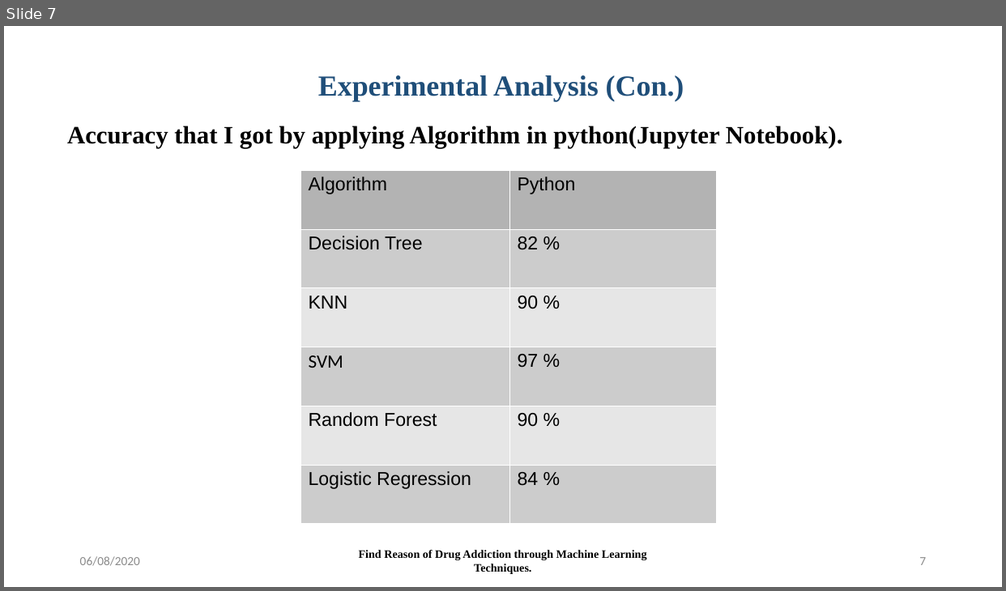
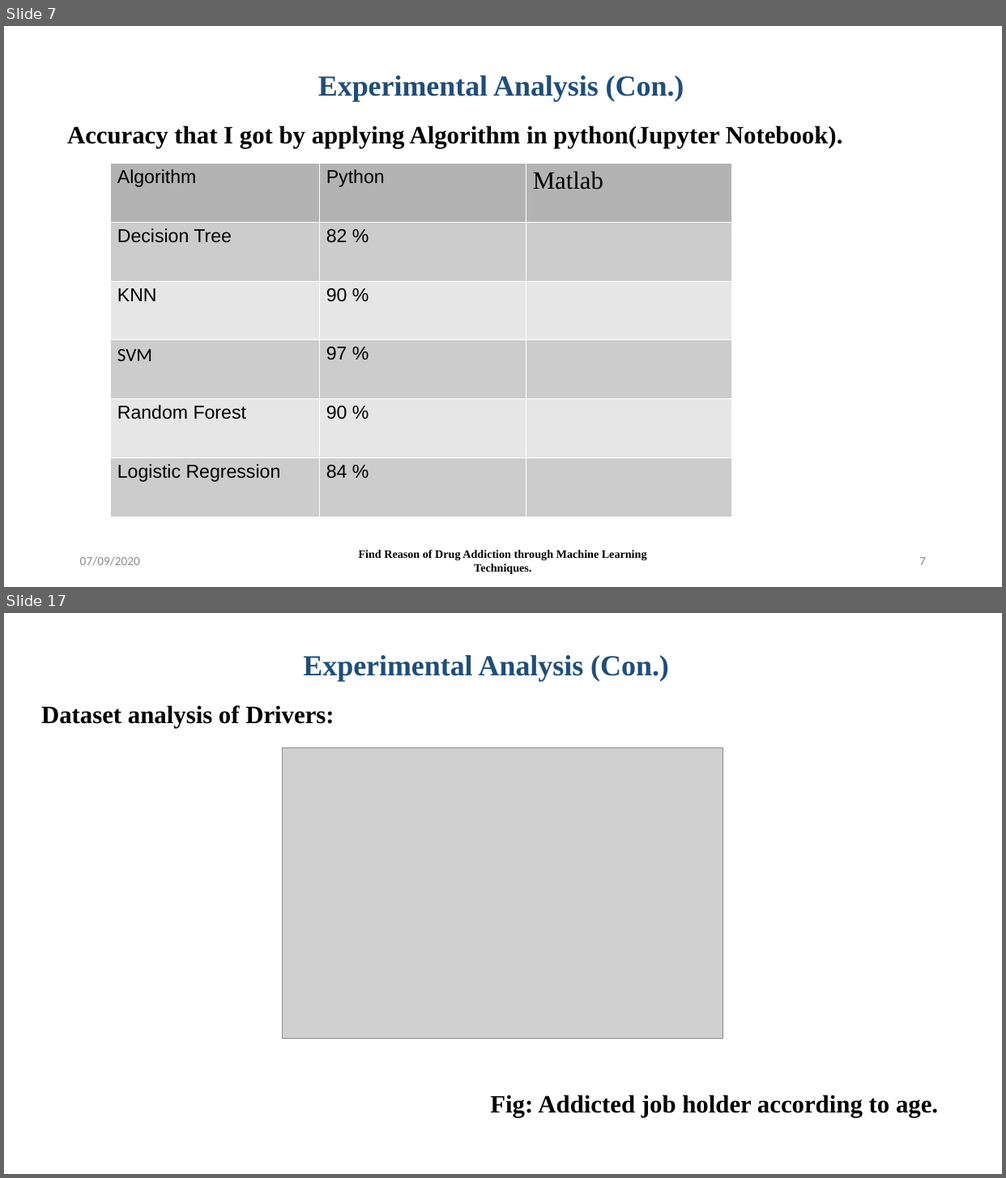
Before and after one commit to Md-Azad/Theses, a slide deck: Predefense.pptx. Shown one above the other, each under a label of ours: slide 7 before the commit, slides 7 and 17 after it; the slides between them are not shown. The pictures are 1006x591 and 1006x1178 pixels, drawn with LibreOffice and Linux fonts; fonts in the diff are those of the drawing; grey boxes stand for pictures. Boxes give left, top, right and bottom in pixels: in the first picture for what was removed or moved away, otherwise in the second. Text is boxed around its words. In the diff, an @@ line names an element or a change of style, - is before the commit and + after.

```diff
--- a/Predefense.pptx
+++ b/Predefense.pptx
@@ slide 17 added at <box>4,613,1002,1174</box>, background #FFFFFF @@
@@ text added at <box>303,655,669,681</box>, 28 pt, text #1F4E79, bold @@
+Experimental Analysis (Con.)
@@ text added at <box>41,705,938,1118</box>, 24 pt, text #000000, bold @@
+Dataset analysis of Drivers:
+Fig: Addicted job holder according to age.
@@ picture added at <box>282,747,722,1039</box> @@
@@ slide 7 changed as well @@
@@ table at <box>110,163,732,516</box> @@
+column 3: Matlab |  |  |  |  | 
@@ table: place and size @@
-table at <box>301,170,717,524</box>
+table at <box>110,163,732,516</box>
@@ text at <box>80,557,140,566</box>: text changed @@
-06/08/2020
+07/09/2020
```
Also in this commit, not shown: 12 other slides changed, 10 other slides added, 8 other files.
